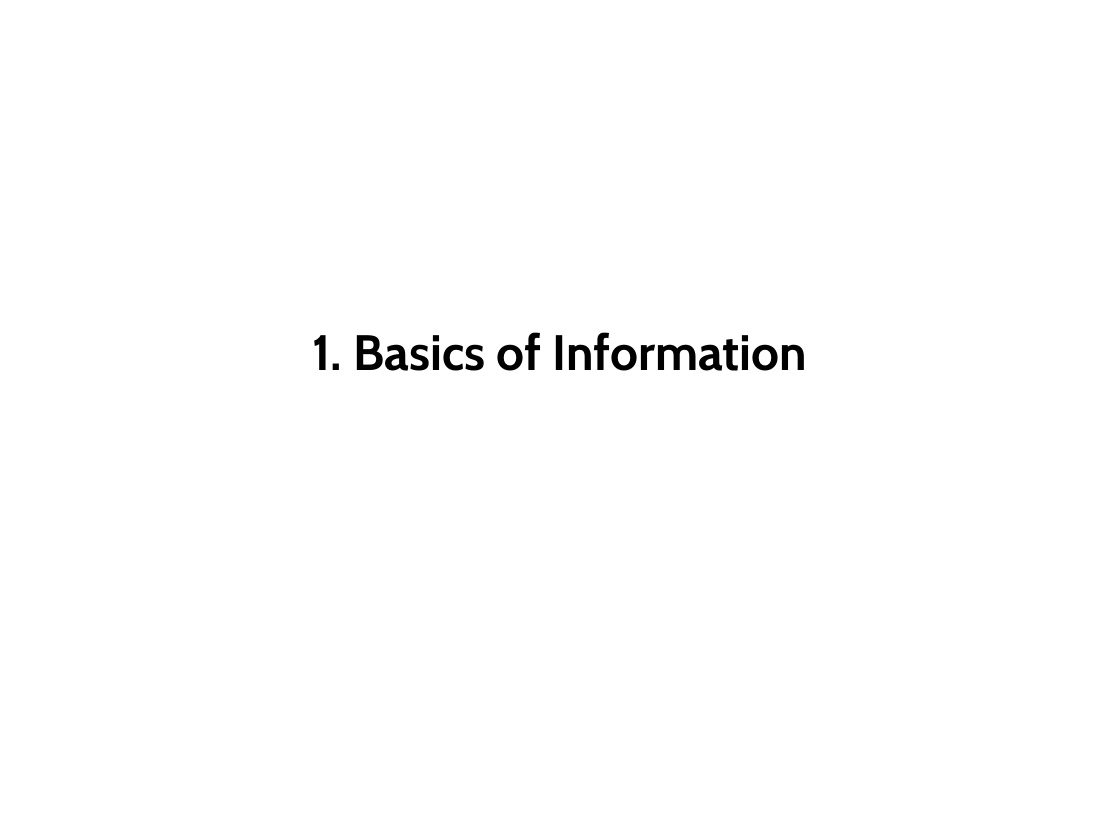
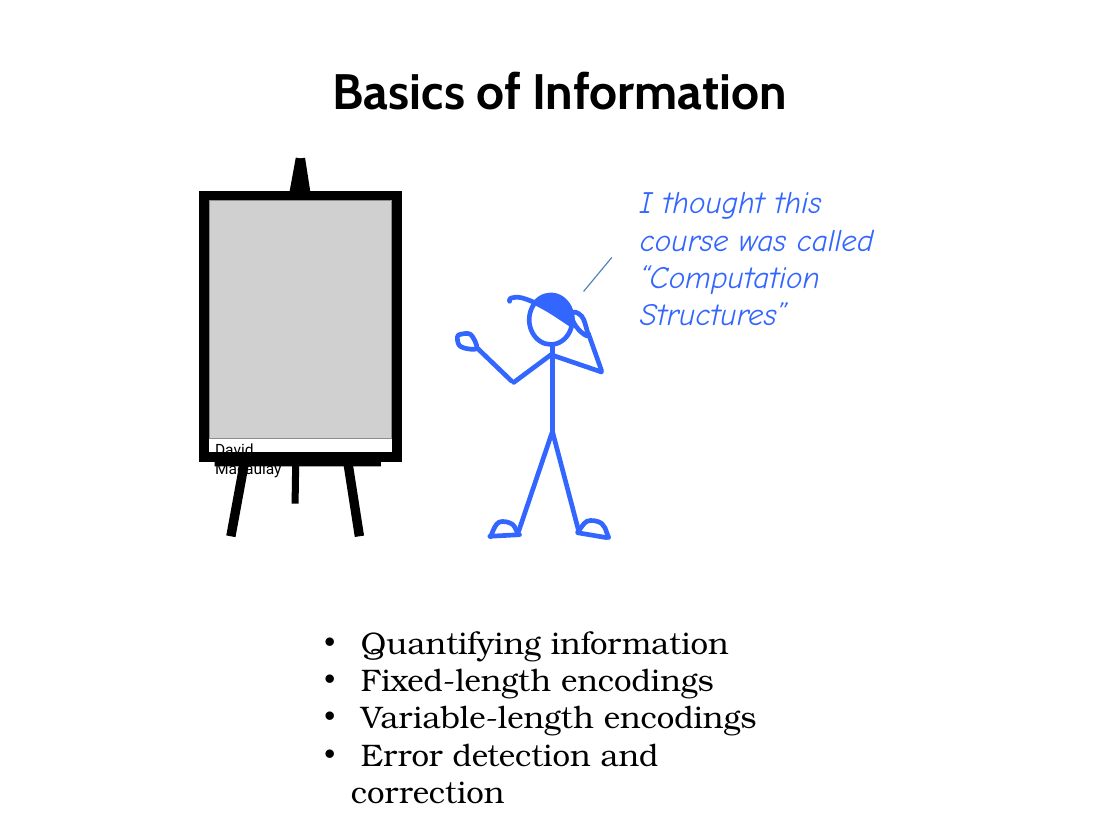
Before and after one commit to computation-structures/course, a slide deck: slide 1 of lecture_slides/info.pptx. Drawn at 1120x840 pixels with LibreOffice and Linux fonts; fonts in the diff are those of the drawing; grey boxes stand for pictures. Boxes give left, top, right and bottom in pixels: in the first picture for what was removed or moved away, otherwise in the second. Text is boxed around its words. In the diff, an @@ line names an element or a change of style, - is before the commit and + after.

```diff
--- a/lecture_slides/info.pptx
+++ b/lecture_slides/info.pptx
@@ title at (333, 71, 787, 110): text changed @@
-1. Basics of Information
+Basics of Information
@@ group added at (204, 158, 874, 536): 5 lines, 2 texts, 1 rectangle, 1 picture @@
+David Macaulay
+I thought this
+course was called
+“Computation
+Structures”
@@ group added at (457, 295, 608, 538): 9 lines, 6 freeform shapes, 1 ellipse @@
@@ text added at (361, 631, 757, 767), 20 pt, text #000000 @@
+• Quantifying information
+• Fixed-length encodings
+• Variable-length encodings
+• Error detection and correction
```
Also in this commit, not shown: 40 other files.
